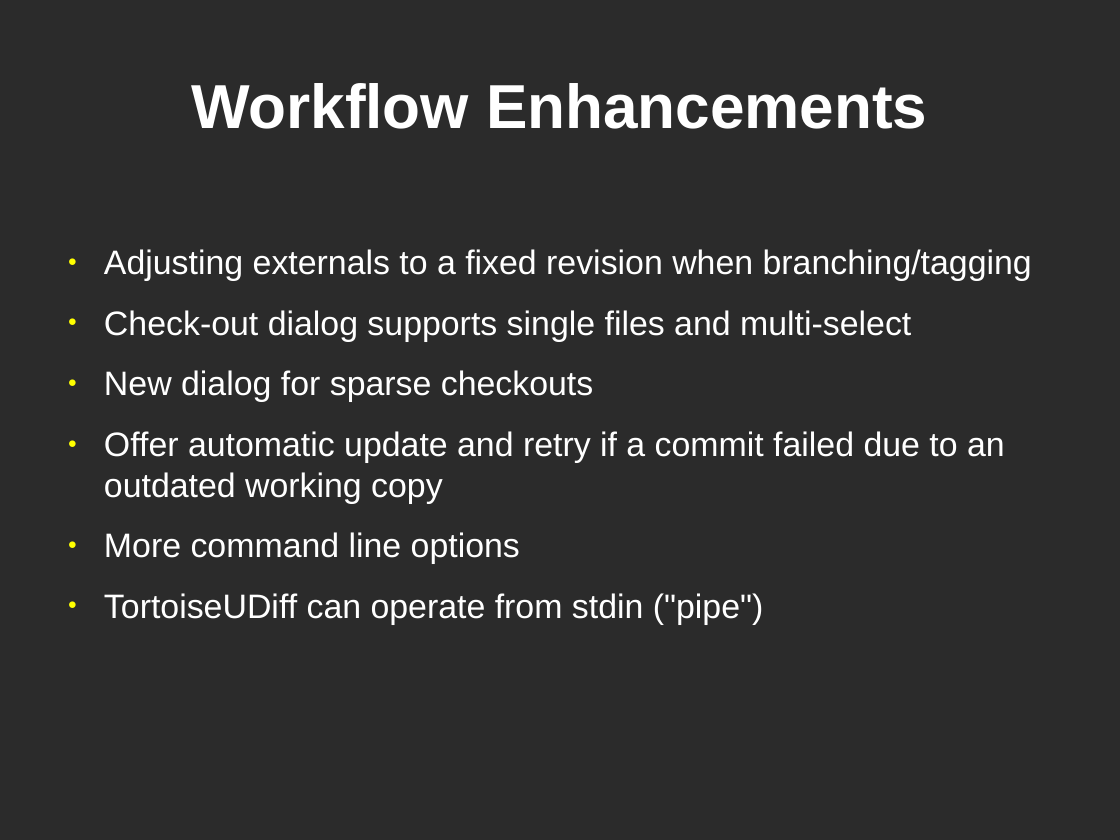
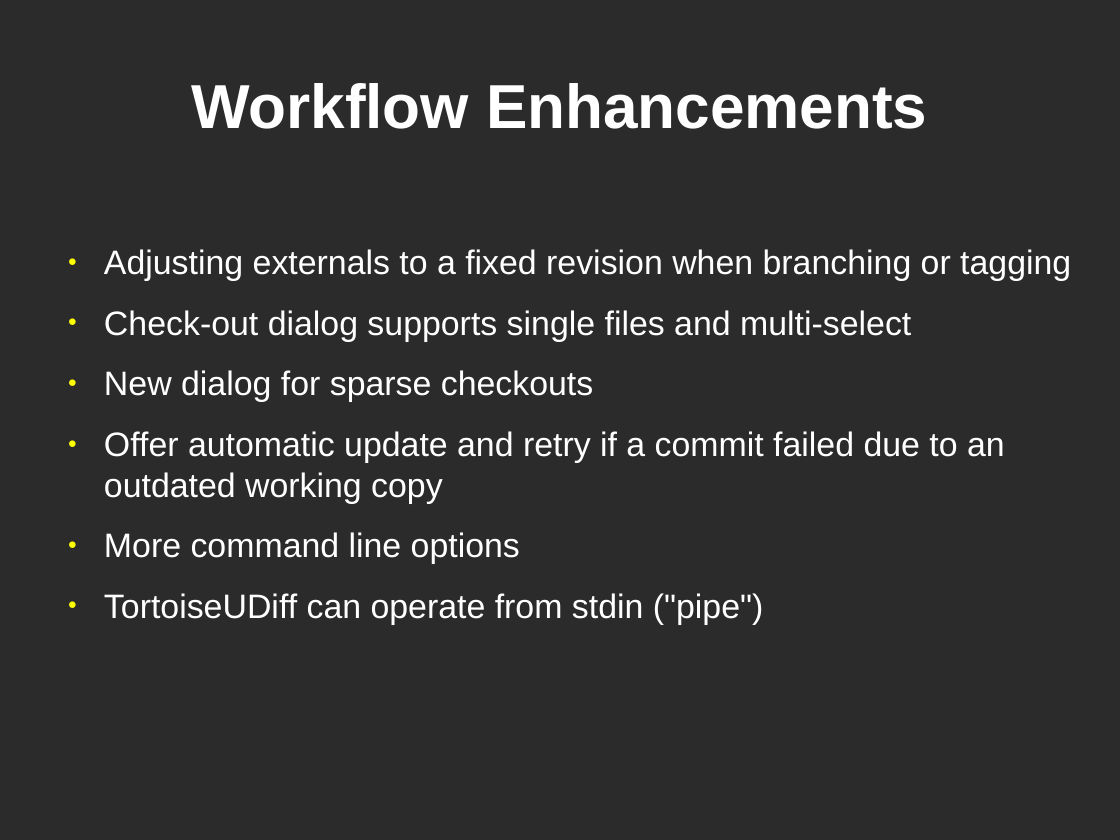
Before and after one commit to josesimoes/TortoiseSVN, a slide deck: slide 8 of doc/presentations/Subversion Live 2011/tsvn17andbeyond.odp. Drawn at 1120x840 pixels with LibreOffice and Linux fonts; fonts in the diff are those of the drawing; background and template pictures are left out; a plain dark background stands for a picture behind light text. Boxes give left, top, right and bottom in pixels: in the first picture for what was removed or moved away, otherwise in the second. Text is boxed around its words. In the diff, an @@ line names an element or a change of style, - is before the commit and + after.

```diff
--- a/doc/presentations/Subversion Live 2011/tsvn17andbeyond.odp
+++ b/doc/presentations/Subversion Live 2011/tsvn17andbeyond.odp
@@ text at <box>104,249,1071,281</box>: text changed @@
-● Adjusting externals to a fixed revision when branching/tagging
+● Adjusting externals to a fixed revision when branching or tagging
```
Also in this commit, not shown: 7 other slides changed.
